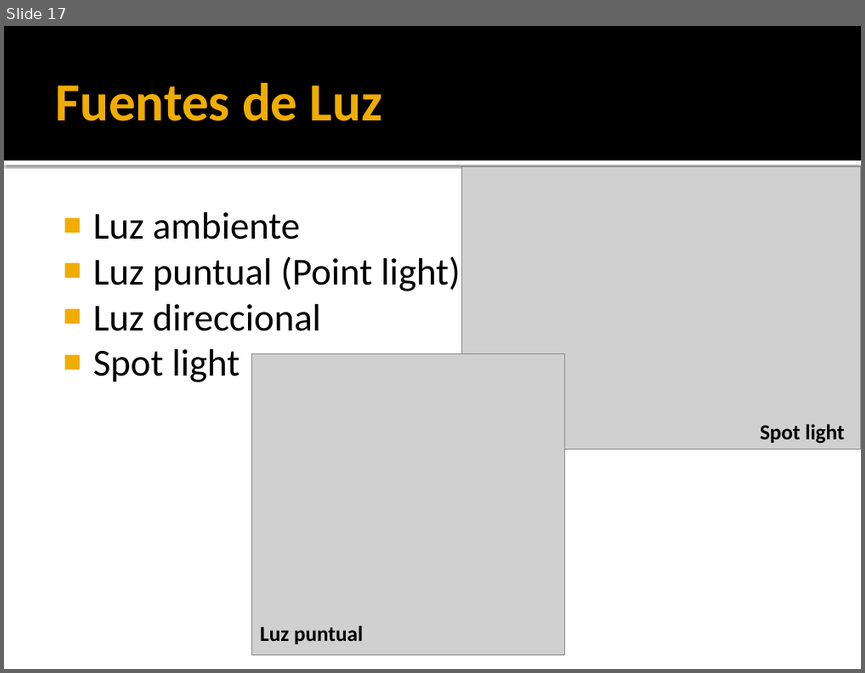
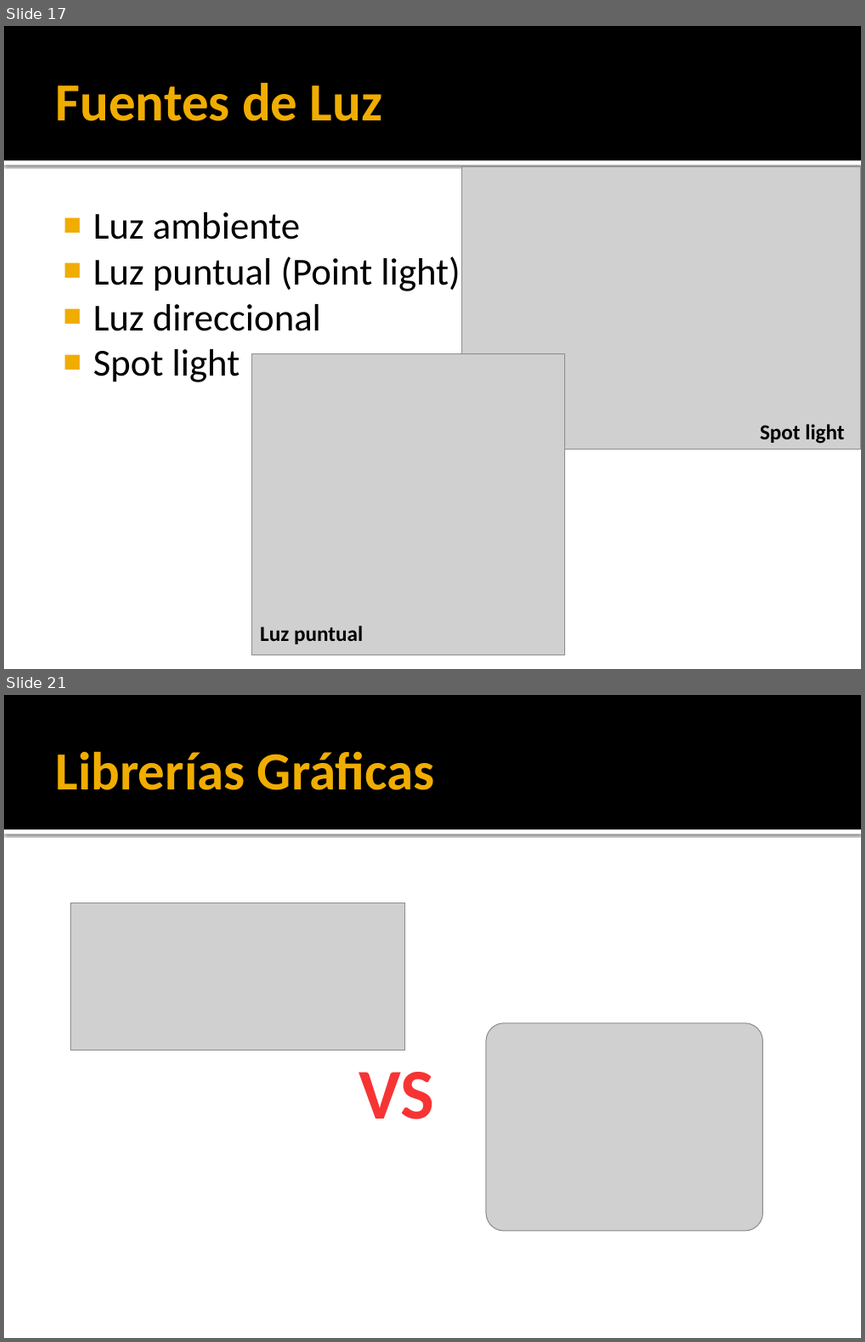
Before and after one commit to kringol/java3dengine, a slide deck: teoria/j3dEngine_chapter2.pptx. Shown one above the other, each under a label of ours: slide 17 before the commit, slides 17 and 21 after it; the slides between them are not shown. The pictures are 865x673 and 865x1342 pixels, drawn with LibreOffice and Linux fonts; fonts in the diff are those of the drawing; grey boxes stand for pictures. Boxes give left, top, right and bottom in pixels: in the first picture for what was removed or moved away, otherwise in the second. Text is boxed around its words. In the diff, an @@ line names an element or a change of style, - is before the commit and + after.

```diff
--- a/teoria/j3dEngine_chapter2.pptx
+++ b/teoria/j3dEngine_chapter2.pptx
@@ slide 21 added at (x1=4, y1=695, x2=861, y2=1338), background #FFFFFF; not listed: 2 template elements that a slide beside it also shows @@
@@ title added at (x1=55, y1=751, x2=435, y2=790), 45 pt, text #F0AD00, bold @@
+Librerías Gráficas
@@ picture added at (x1=71, y1=902, x2=405, y2=1049) @@
@@ picture added at (x1=487, y1=1023, x2=763, y2=1231) @@
@@ text added at (x1=359, y1=1072, x2=435, y2=1119), 60 pt, text gradient #820504 to #F83534 to #FFEDEC, bold @@
+VS
```
Also in this commit, not shown: 2 slides changed, 2 other slides added, 1 slide removed.
